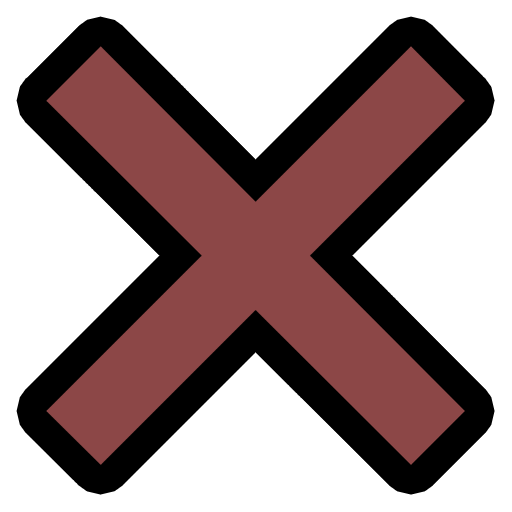
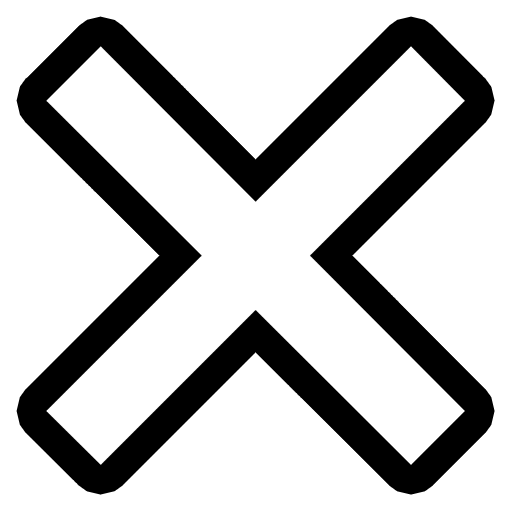
Comparing the layer stacks of the two 512 x 512 images. Changes:
pixels changed over box(46, 46, 465, 465) (layer not identified)
